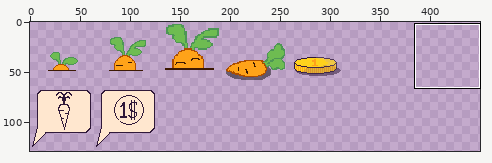
Sprite sheet -- assets/items.png. Above, an overview of the earlier version with the close-up marked.
Close-up. Before:
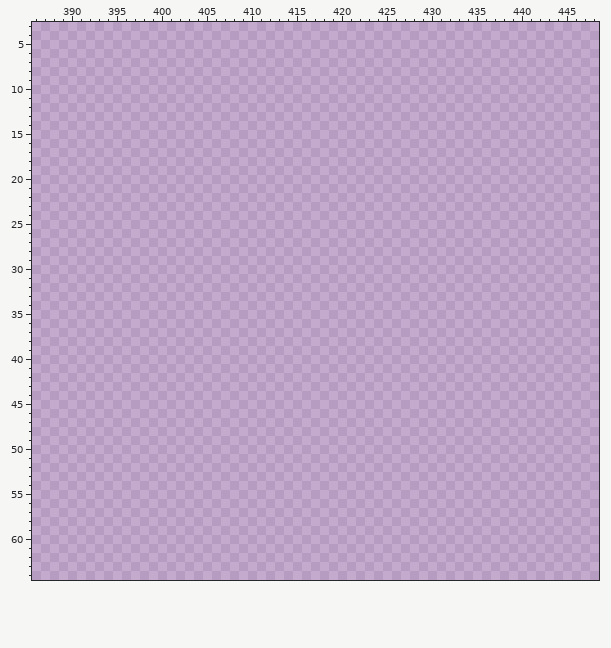
The file is 512x512 pixels. Colours within 5 levels of each other are drawn and written as one. Shown: x 386..448, y 3..64. The wide view leaves out empty margins. The commit also changed other parts of the picture, which this record leaves out.
Palette (. is transparent): 
Pixels before (only the part around the change), first column x 386:
 3 ...............................................................
 4 ...............................................................
 5 ...............................................................
 6 ...............................................................
 7 ...............................................................
 8 ...............................................................
 9 ...............................................................
10 ...............................................................
11 ...............................................................
12 ...............................................................
13 ...............................................................
14 ...............................................................
15 ...............................................................
16 ...............................................................
17 ...............................................................
18 ...............................................................
19 ...............................................................
20 ...............................................................
21 ...............................................................
22 ...............................................................
23 ...............................................................
24 ...............................................................
25 ...............................................................
26 ...............................................................
27 ...............................................................
28 ...............................................................
29 ...............................................................
30 ...............................................................
31 ...............................................................
32 ...............................................................
33 ...............................................................
34 ...............................................................
35 ...............................................................
36 ...............................................................
37 ...............................................................
38 ...............................................................
39 ...............................................................
40 ...............................................................
41 ...............................................................
42 ...............................................................
43 ...............................................................
44 ...............................................................
45 ...............................................................
46 ...............................................................
47 ...............................................................
48 ...............................................................
49 ...............................................................
50 ...............................................................
51 ...............................................................
52 ...............................................................
53 ...............................................................
54 ...............................................................
55 ...............................................................
56 ...............................................................
57 ...............................................................
58 ...............................................................
59 ...............................................................
60 ...............................................................
61 ...............................................................
62 ...............................................................
63 ...............................................................
64 ...............................................................
Once edited:
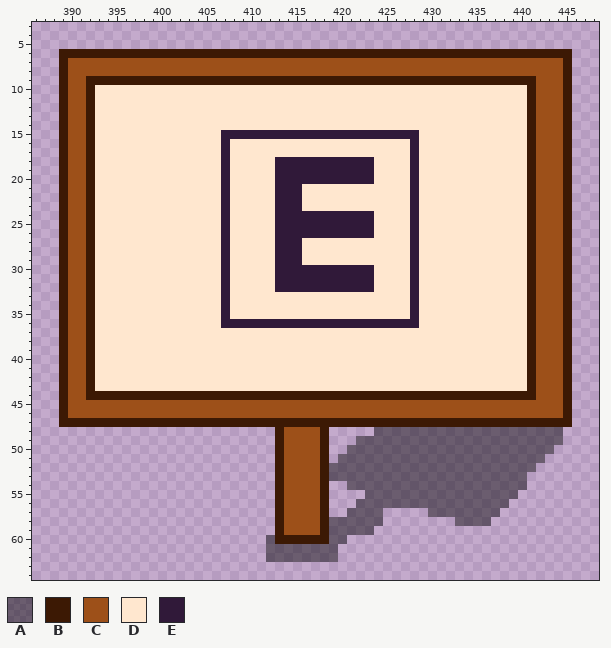
Colours new in this view: A #00000074  B #3c1904  C #9d5019  D #ffe7cf  E #301939
The exact change:
Changed rows in their new state; - is an unchanged pixel.
first column x 389:
 6 BBBBBBBBBBBBBBBBBBBBBBBBBBBBBBBBBBBBBBBBBBBBBBBBBBBBBBBBB
 7 BCCCCCCCCCCCCCCCCCCCCCCCCCCCCCCCCCCCCCCCCCCCCCCCCCCCCCCCB
 8 BCCCCCCCCCCCCCCCCCCCCCCCCCCCCCCCCCCCCCCCCCCCCCCCCCCCCCCCB
 9 BCCBBBBBBBBBBBBBBBBBBBBBBBBBBBBBBBBBBBBBBBBBBBBBBBBBBCCCB
10 BCCBDDDDDDDDDDDDDDDDDDDDDDDDDDDDDDDDDDDDDDDDDDDDDDDDBCCCB
11 BCCBDDDDDDDDDDDDDDDDDDDDDDDDDDDDDDDDDDDDDDDDDDDDDDDDBCCCB
12 BCCBDDDDDDDDDDDDDDDDDDDDDDDDDDDDDDDDDDDDDDDDDDDDDDDDBCCCB
13 BCCBDDDDDDDDDDDDDDDDDDDDDDDDDDDDDDDDDDDDDDDDDDDDDDDDBCCCB
14 BCCBDDDDDDDDDDDDDDDDDDDDDDDDDDDDDDDDDDDDDDDDDDDDDDDDBCCCB
15 BCCBDDDDDDDDDDDDDDEEEEEEEEEEEEEEEEEEEEEEDDDDDDDDDDDDBCCCB
16 BCCBDDDDDDDDDDDDDDEDDDDDDDDDDDDDDDDDDDDEDDDDDDDDDDDDBCCCB
17 BCCBDDDDDDDDDDDDDDEDDDDDDDDDDDDDDDDDDDDEDDDDDDDDDDDDBCCCB
18 BCCBDDDDDDDDDDDDDDEDDDDDEEEEEEEEEEEDDDDEDDDDDDDDDDDDBCCCB
19 BCCBDDDDDDDDDDDDDDEDDDDDEEEEEEEEEEEDDDDEDDDDDDDDDDDDBCCCB
20 BCCBDDDDDDDDDDDDDDEDDDDDEEEEEEEEEEEDDDDEDDDDDDDDDDDDBCCCB
21 BCCBDDDDDDDDDDDDDDEDDDDDEEEDDDDDDDDDDDDEDDDDDDDDDDDDBCCCB
22 BCCBDDDDDDDDDDDDDDEDDDDDEEEDDDDDDDDDDDDEDDDDDDDDDDDDBCCCB
23 BCCBDDDDDDDDDDDDDDEDDDDDEEEDDDDDDDDDDDDEDDDDDDDDDDDDBCCCB
24 BCCBDDDDDDDDDDDDDDEDDDDDEEEEEEEEEEEDDDDEDDDDDDDDDDDDBCCCB
25 BCCBDDDDDDDDDDDDDDEDDDDDEEEEEEEEEEEDDDDEDDDDDDDDDDDDBCCCB
26 BCCBDDDDDDDDDDDDDDEDDDDDEEEEEEEEEEEDDDDEDDDDDDDDDDDDBCCCB
27 BCCBDDDDDDDDDDDDDDEDDDDDEEEDDDDDDDDDDDDEDDDDDDDDDDDDBCCCB
28 BCCBDDDDDDDDDDDDDDEDDDDDEEEDDDDDDDDDDDDEDDDDDDDDDDDDBCCCB
29 BCCBDDDDDDDDDDDDDDEDDDDDEEEDDDDDDDDDDDDEDDDDDDDDDDDDBCCCB
30 BCCBDDDDDDDDDDDDDDEDDDDDEEEEEEEEEEEDDDDEDDDDDDDDDDDDBCCCB
31 BCCBDDDDDDDDDDDDDDEDDDDDEEEEEEEEEEEDDDDEDDDDDDDDDDDDBCCCB
32 BCCBDDDDDDDDDDDDDDEDDDDDEEEEEEEEEEEDDDDEDDDDDDDDDDDDBCCCB
33 BCCBDDDDDDDDDDDDDDEDDDDDDDDDDDDDDDDDDDDEDDDDDDDDDDDDBCCCB
34 BCCBDDDDDDDDDDDDDDEDDDDDDDDDDDDDDDDDDDDEDDDDDDDDDDDDBCCCB
35 BCCBDDDDDDDDDDDDDDEDDDDDDDDDDDDDDDDDDDDEDDDDDDDDDDDDBCCCB
36 BCCBDDDDDDDDDDDDDDEEEEEEEEEEEEEEEEEEEEEEDDDDDDDDDDDDBCCCB
37 BCCBDDDDDDDDDDDDDDDDDDDDDDDDDDDDDDDDDDDDDDDDDDDDDDDDBCCCB
38 BCCBDDDDDDDDDDDDDDDDDDDDDDDDDDDDDDDDDDDDDDDDDDDDDDDDBCCCB
39 BCCBDDDDDDDDDDDDDDDDDDDDDDDDDDDDDDDDDDDDDDDDDDDDDDDDBCCCB
40 BCCBDDDDDDDDDDDDDDDDDDDDDDDDDDDDDDDDDDDDDDDDDDDDDDDDBCCCB
41 BCCBDDDDDDDDDDDDDDDDDDDDDDDDDDDDDDDDDDDDDDDDDDDDDDDDBCCCB
42 BCCBDDDDDDDDDDDDDDDDDDDDDDDDDDDDDDDDDDDDDDDDDDDDDDDDBCCCB
43 BCCBDDDDDDDDDDDDDDDDDDDDDDDDDDDDDDDDDDDDDDDDDDDDDDDDBCCCB
44 BCCBBBBBBBBBBBBBBBBBBBBBBBBBBBBBBBBBBBBBBBBBBBBBBBBBBCCCB
45 BCCCCCCCCCCCCCCCCCCCCCCCCCCCCCCCCCCCCCCCCCCCCCCCCCCCCCCCB
46 BCCCCCCCCCCCCCCCCCCCCCCCCCCCCCCCCCCCCCCCCCCCCCCCCCCCCCCCB
47 BBBBBBBBBBBBBBBBBBBBBBBBBBBBBBBBBBBBBBBBBBBBBBBBBBBBBBBBB
48 ------------------------BCCCCB-----AAAAAAAAAAAAAAAAAAAAA-
49 ------------------------BCCCCB---AAAAAAAAAAAAAAAAAAAAAAA-
50 ------------------------BCCCCB--AAAAAAAAAAAAAAAAAAAAAAA--
51 ------------------------BCCCCB-AAAAAAAAAAAAAAAAAAAAAAA---
52 ------------------------BCCCCBAAAAAAAAAAAAAAAAAAAAAAA----
53 ------------------------BCCCCBAAAAAAAAAAAAAAAAAAAAAA-----
54 ------------------------BCCCCB--AAAAAAAAAAAAAAAAAAAA-----
55 ------------------------BCCCCB----AAAAAAAAAAAAAAAAA------
56 ------------------------BCCCCB---AAAAAAAAAAAAAAAAA-------
57 ------------------------BCCCCB--AAAA-----AAAAAAAA--------
58 ------------------------BCCCCBAAAAAA--------AAAA---------
59 ------------------------BCCCCBAAAAA----------------------
60 -----------------------ABBBBBBAA-------------------------
61 -----------------------AAAAAAAA--------------------------
62 -----------------------AAAAAAAA--------------------------
Pixel boxes of the changes (left, top, right, bottom) in both close-ups:
added: (59, 49, 572, 562)
